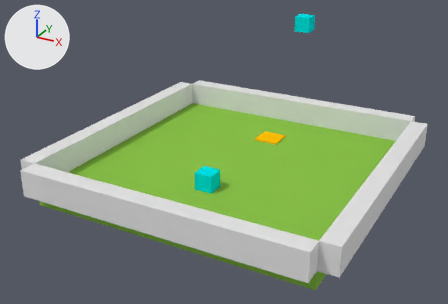
The Blender file obj/level1_Welcome/level1_Welcome.blend: old version first, new version second.
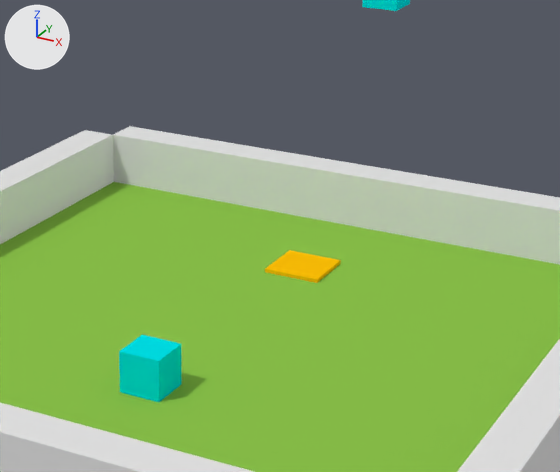
Each version appears first whole from a 50 mm lens placed at (15.26, -29.41, 15.29), pointed at (-0.49, -0.78, 0.98), and next in a close-up on the part from 33% to 84% of the width and 9% to 73% of the height. Lighting does not change. The marker at upper left points along +X, +Y and +Z.

In view in the first close-up: 'Activator.Exit.level2_Maze', 'Boundary.001', 'Boundary.002', 'Boundary.003', 'Boundary.004', 'Floor.001', 'Marker.Spawn'.
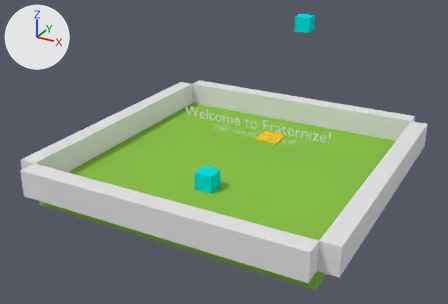
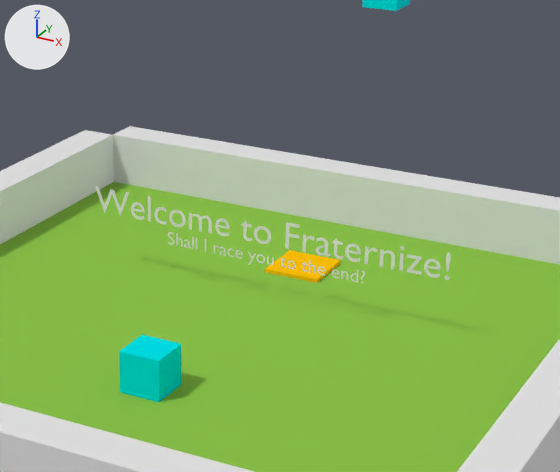
Boxes [x1, y1, x2, y2] around the edits, measured in the close-ups (560 x 472 px):
'Text.001', added: after [95, 186, 451, 280]
'Text', added: after [168, 232, 365, 284]

The change in detail:
Material 'Material.001' (mat_material_001) is new.
Its base color is (0.8, 0.8, 0.8) (white #e7e7e7).
Text 'Text.001' (txt_text_001) is new.
Its body is 'Welcome to Fraternize!'.
It uses material mat_material_001 (white #e7e7e7).
Its align x is 'CENTER'.
Its align y is 'BOTTOM_BASELINE'.
Text 'Text' (txt_text) is new.
Its body is 'Shall I race you to the end?'.
It uses material mat_material_001 (white #e7e7e7).
Its align x is 'CENTER'.
Its align y is 'BOTTOM_BASELINE'.
Its size is 0.5.
Object 'Text.001' (ob_text_001) is new; it shows txt_text_001.
Its location is (0.0, 2.08, 1.52).
Its rotation in degrees is (90, 0, 0).
Object 'Text' (ob_text) is new; it shows txt_text.
Its location is (0.0, 2.08, 1.0).
Its rotation in degrees is (90, 0, 0).
